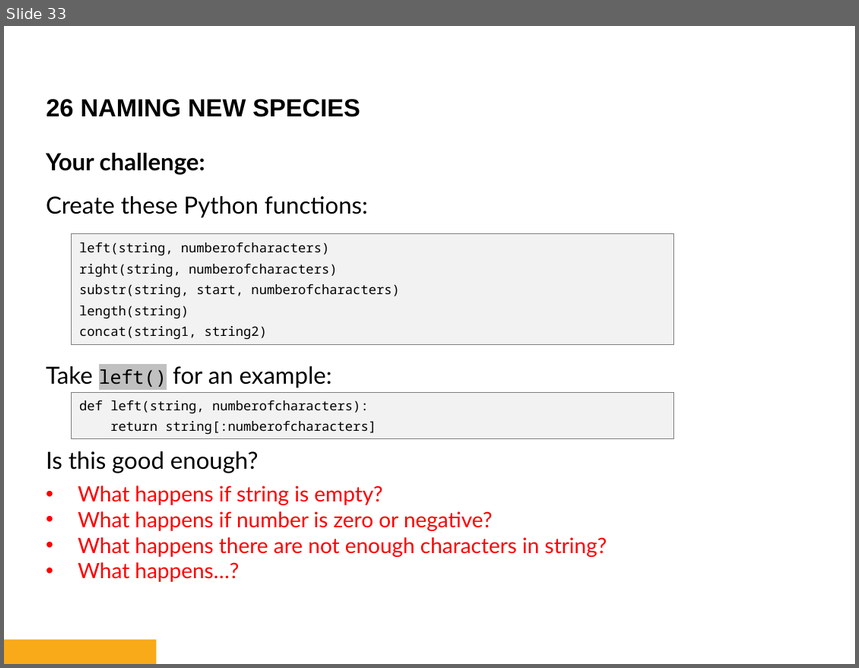
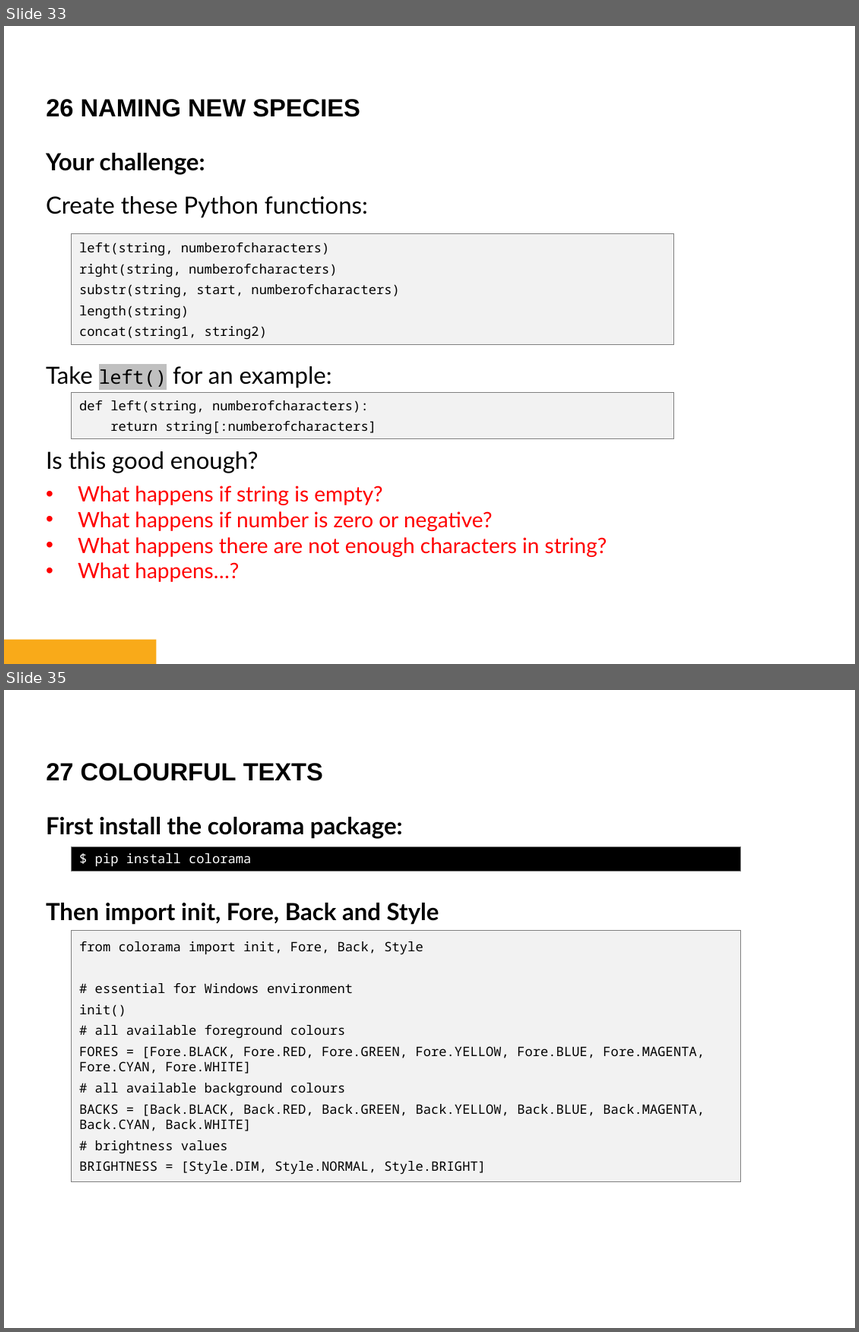
Before and after one commit to bryanbsun/pythonps, a slide deck: Python Problem Solver 2.pptx. Shown one above the other, each under a label of ours: slide 33 before the commit, slides 33 and 35 after it; the slides between them are not shown. The pictures are 859x668 and 859x1332 pixels, drawn with LibreOffice and Linux fonts; fonts in the diff are those of the drawing; background and template pictures are left out. Boxes give left, top, right and bottom in pixels: in the first picture for what was removed or moved away, otherwise in the second. Text is boxed around its words. In the diff, an @@ line names an element or a change of style, - is before the commit and + after.

```diff
--- a/Python Problem Solver 2.pptx
+++ b/Python Problem Solver 2.pptx
@@ slide 35 added at [4, 690, 855, 1328], background #FFFFFF @@
@@ text added at [46, 763, 323, 781], 21 pt, text #000000, bold @@
+27 COLOURFUL TEXTS
@@ text added at [46, 817, 439, 924], 20 pt, text #000000, bold @@
+First install the colorama package:
+Then import init, Fore, Back and Style
@@ rectangle added at [71, 847, 741, 872], fill #000000, outline #808080 0.75 pt, 11 pt, text #FFFFFF @@
+$ pip install colorama
@@ rectangle added at [71, 931, 741, 1182], fill #F2F2F2, outline #808080 0.75 pt, 11 pt, text #000000 @@
+from colorama import init, Fore, Back, Style
+# essential for Windows environment
+init()
+# all available foreground colours
+FORES = [Fore.BLACK, Fore.RED, Fore.GREEN, Fore.YELLOW, Fore.BLUE, Fore.MAGENTA, Fore.CYAN, Fore.WHITE]
+# all available background colours
+BACKS = [Back.BLACK, Back.RED, Back.GREEN, Back.YELLOW, Back.BLUE, Back.MAGENTA, Back.CYAN, Back.WHITE]
+# brightness values
+BRIGHTNESS = [Style.DIM, Style.NORMAL, Style.BRIGHT]
```
Also in this commit, not shown: 26 other slides added, 16 other files.
